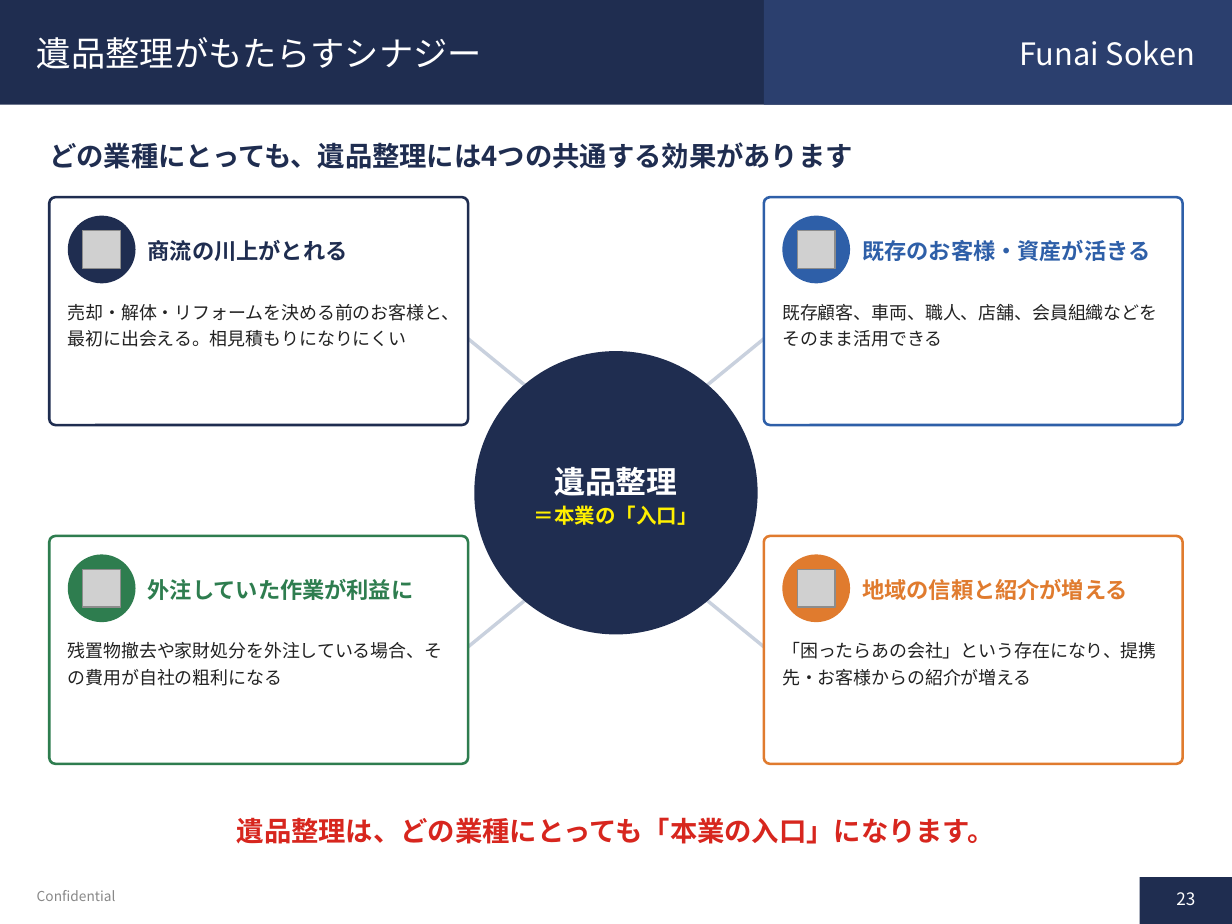
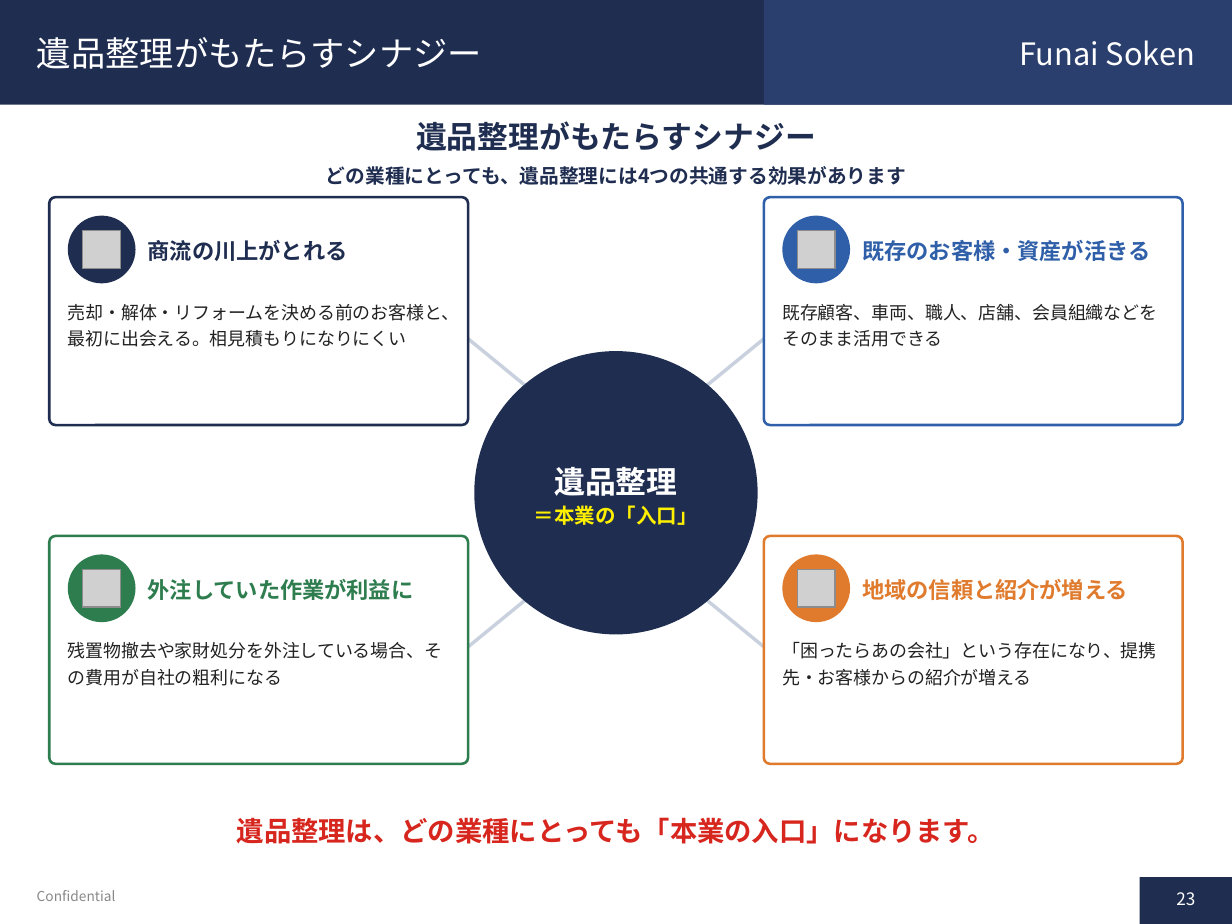
Before and after one commit to soshiro-iki-sys/-, a slide deck: slide 23 of proposals/遺品整理事業_企画書.pptx. Drawn at 1232x924 pixels with LibreOffice and Linux fonts; fonts in the diff are those of the drawing; grey boxes stand for pictures. Boxes give left, top, right and bottom in pixels: in the first picture for what was removed or moved away, otherwise in the second. Text is boxed around its words. In the diff, an @@ line names an element or a change of style, - is before the commit and + after.

```diff
--- a/proposals/遺品整理事業_企画書.pptx
+++ b/proposals/遺品整理事業_企画書.pptx
@@ text added at [416, 121, 816, 151], 18 pt, text #1F2D50, bold @@
+遺品整理がもたらすシナジー
@@ text "どの業種にとっても、遺品整理には4つの共通する効果があります": place and size @@
-text "どの業種にとっても、遺品整理には4つの共通する効果があります" at [49, 142, 853, 169]
+text "どの業種にとっても、遺品整理には4つの共通する効果があります" at [326, 166, 906, 185]
@@ text "どの業種にとっても、遺品整理には4つの共通する効果があります" at [326, 166, 906, 185]: size 16 to 11.5 pt; alignment left to centre @@
```
Also in this commit, not shown: 46 other slides changed, 1 other file.
